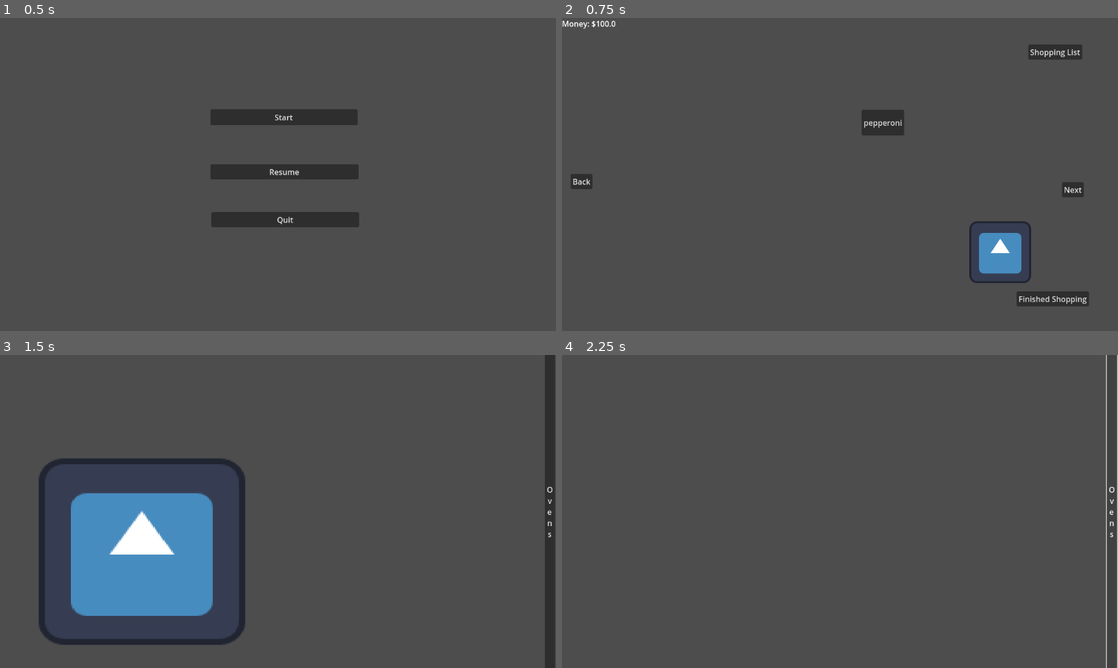
Above: before the commit, frames 1-4 (two rows, left to right).
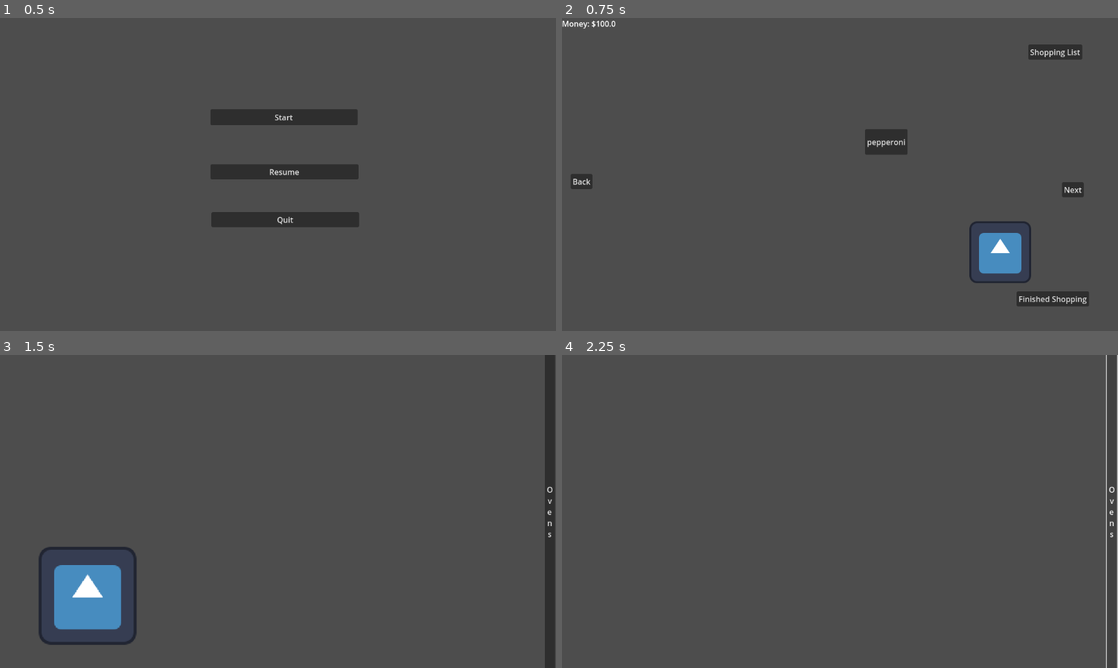
Above: after the commit, the same moments.

Repository: Leone2004/LandLockedLigersGame
Game: Godot game, scene res://Scenes/mainmenu.tscn
The game is run twice, just before and just after one commit, with the same random seed, the same clock (stepped at 60 frames per second) and the same inputs. The engine's default icon, where the game draws it, is replaced by a stand-in: a white triangle on a blue panel in a dark square.
Inputs:
- Up to frame 1 (0.5 s): no input
- Up to frame 2 (0.75 s): click "Start" at 0.5 s
- Up to frame 3 (1.5 s): click "Finished Shopping" at 1.25 s
- Up to frame 4 (2.25 s): click "Ovens" at 2 s

Frame 1 is identical in both runs. In frame 2, 0.9% of the frame differs, in the area x 53-63%, y 29-44%; in frame 3, 12%, in the area x 7-45%, y 33-93%; in frame 4, nothing differs.

Commit message:
Created the pizza.tscn
I created the pizza.tcsn and the script for it

Diff:
--- a/cookingupsuccessgame/Scenes/GroceryStore.tscn
+++ b/cookingupsuccessgame/Scenes/GroceryStore.tscn
@@ -52,10 +52,10 @@
 
 [node name="pepperoni" type="Button" parent="Control"]
 layout_mode = 0
-offset_left = 45.0
-offset_top = -134.0
-offset_right = 133.0
-offset_bottom = -81.0
+offset_left = 52.0
+offset_top = -94.0
+offset_right = 140.0
+offset_bottom = -41.0
 text = "pepperoni"
 
 [node name="Camera2D" type="Camera2D" parent="."]
--- a/cookingupsuccessgame/Scenes/cooking.tscn
+++ b/cookingupsuccessgame/Scenes/cooking.tscn
@@ -8,8 +8,8 @@
 
 [node name="Icon" type="Sprite2D" parent="."]
 texture_filter = 1
-position = Vector2(-282, 83)
-scale = Vector2(3.34375, 3.01562)
+position = Vector2(-394.5, 174.5)
+scale = Vector2(1.58594, 1.58594)
 texture = ExtResource("1_mihmv")
 
 [node name="CanvasLayer" type="CanvasLayer" parent="."]
--- /dev/null
+++ b/cookingupsuccessgame/Scenes/pizza.tscn
@@ -0,0 +1,19 @@
+[gd_scene load_steps=4 format=3 uid="uid://cbv1kvsc8lip3"]
+
+[ext_resource type="Script" uid="uid://4l8vuah41ksy" path="res://Scripts/pizza.gd" id="1_je5pd"]
+[ext_resource type="Texture2D" uid="uid://5mgc7ux7nk1g" path="res://Art/icon.svg" id="2_7s6re"]
+
+[sub_resource type="RectangleShape2D" id="RectangleShape2D_glui1"]
+size = Vector2(128, 128)
+
+[node name="Area2D" type="Area2D"]
+script = ExtResource("1_je5pd")
+
+[node name="Pizza" type="Node2D" parent="."]
+
+[node name="Icon" type="Sprite2D" parent="Pizza"]
+texture_filter = 1
+texture = ExtResource("2_7s6re")
+
+[node name="CollisionShape2D" type="CollisionShape2D" parent="."]
+shape = SubResource("RectangleShape2D_glui1")
--- /dev/null
+++ b/cookingupsuccessgame/Scripts/pizza.gd
@@ -0,0 +1,11 @@
+extends Area2D
+
+
+# Called when the node enters the scene tree for the first time.
+func _ready() -> void:
+	pass # Replace with function body.
+
+
+# Called every frame. 'delta' is the elapsed time since the previous frame.
+func _process(delta: float) -> void:
+	pass
Not shown, added: cookingupsuccessgame/Scripts/pizza.gd.uid
